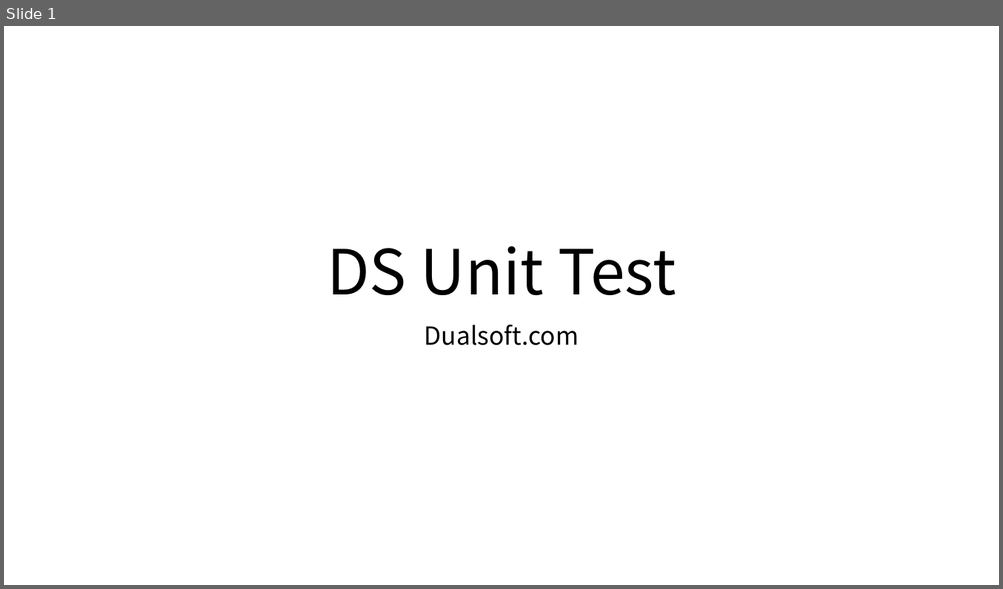
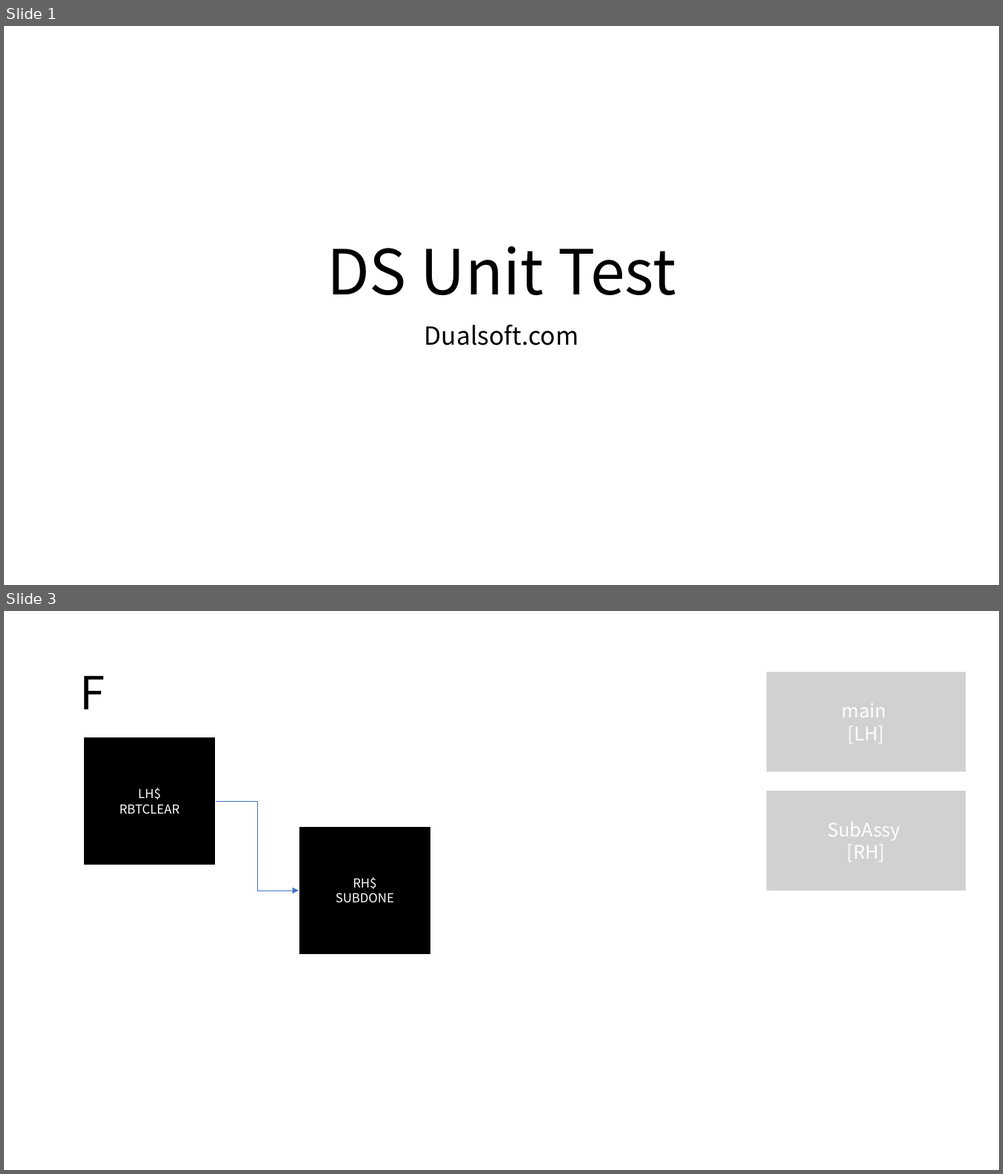
Before and after one commit to DualsoftDev/ds, a slide deck: DsDotNet/src/UnitTest/UnitTest.Model/ImportOfficeExample/Sample/CircularDependency.pptx. Shown one above the other, each under a label of ours: slide 1 before the commit, slides 1 and 3 after it; the slides between them are not shown. The pictures are 1003x589 and 1003x1174 pixels, drawn with LibreOffice and Linux fonts; fonts in the diff are those of the drawing. Boxes give left, top, right and bottom in pixels: in the first picture for what was removed or moved away, otherwise in the second. Text is boxed around its words. In the diff, an @@ line names an element or a change of style, - is before the commit and + after.

```diff
--- a/DsDotNet/src/UnitTest/UnitTest.Model/ImportOfficeExample/Sample/CircularDependency.pptx
+++ b/DsDotNet/src/UnitTest/UnitTest.Model/ImportOfficeExample/Sample/CircularDependency.pptx
@@ slide 3 added at (4,611,999,1170), background #FFFFFF @@
@@ title added at (79,676,105,709), 44 pt, text #000000 @@
+F
@@ folded corner added at (766,672,966,772), fill #A5A5A5 at 50% opacity, 18 pt, text #FFFFFF @@
+main
+[LH]
@@ rectangle added at (83,737,216,866), fill #000000, outline #FFFFFF 1.5 pt, 12 pt, text #FFFFFF @@
+LH$
+RBTCLEAR
@@ elbow arrow added from (216, 801) to (299, 891), #4472C4 0.5 pt @@
@@ folded corner added at (766,791,966,891), fill #A5A5A5 at 50% opacity, 18 pt, text #FFFFFF @@
+SubAssy
+[RH]
@@ rectangle added at (299,826,432,955), fill #000000, outline #FFFFFF 1.5 pt, 12 pt, text #FFFFFF @@
+RH$
+SUBDONE
```
Also in this commit, not shown: 1 slide changed, 37 other files.
